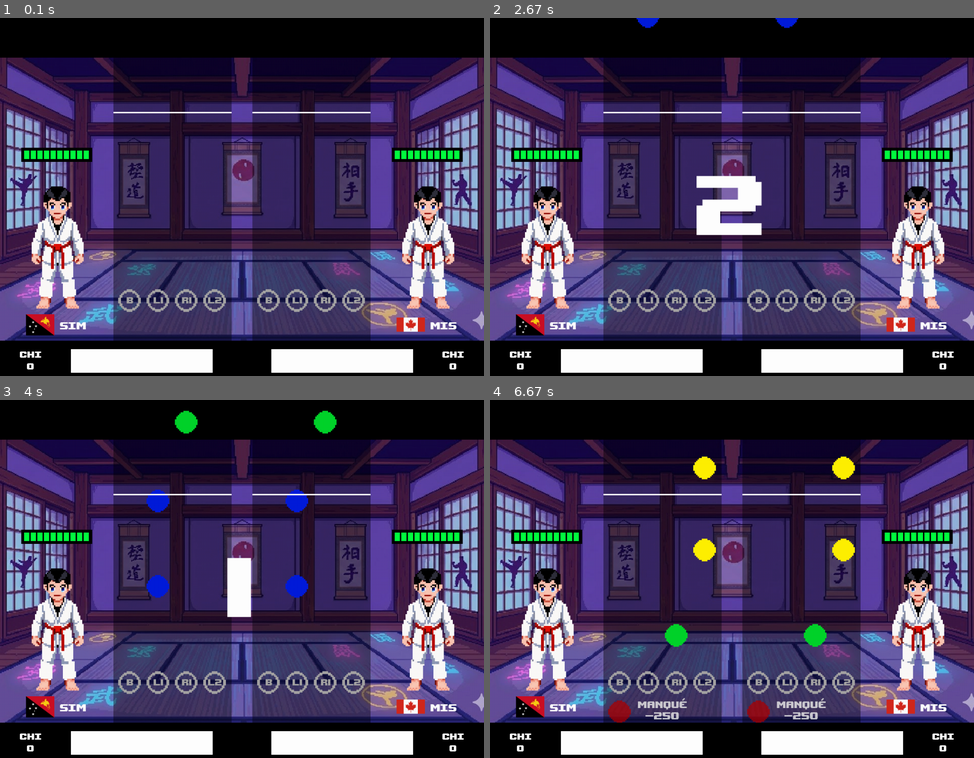
Above: before the commit, frames 1-4 (two rows, left to right).
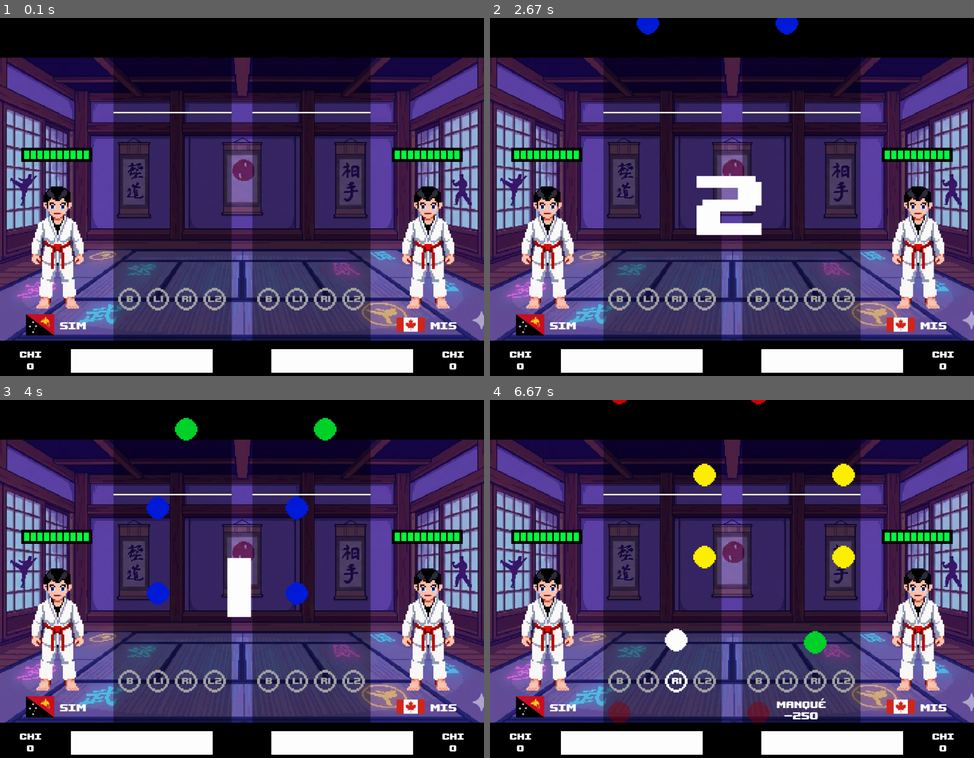
Above: after the commit, the same moments.

Repository: Supersllol/JeuArcade
Game: pygame game, started from AA_olympe.py
The game is run twice, just before and just after one commit, with the same random seed, the same clock (stepped at 60 frames per second) and the same inputs.
Inputs:
- Up to frame 1 (0.1 s): no input
- Up to frame 2 (2.67 s): tap Y at 0.33 s; hold Right 1.67-2.13 s; hold Left from 2.17 s (still down)
- Up to frame 3 (4 s): release Left at 2.7 s; tap K at 3.5 s
- Up to frame 4 (6.67 s): hold Right 5.8-6.27 s; hold Up 6.3-6.6 s; hold Right from 6.63 s (still down)

The runs differ from the first frame. In frame 1, 0.9% of the frame differs, in the area x 24-76%, y 75-83%; in frame 2, 1.1%; in frame 3, 2.1%; in frame 4, 3.2%, in the area x 24-76%, y 0-91%.

Commit message:
button for fight

Diff:
--- a/AA/AA_game/noteSheet.py
+++ b/AA/AA_game/noteSheet.py
@@ -141,7 +141,7 @@
         self._noteIndicators = [
             NoteIndicator(
                 self._mainSheet, i,
-                (self.getLaneCenterXPos(i), settings.NOTE_HIT_HEIGHT))
+                (self.getLaneCenterXPos(i), settings.NOTE_HIT_HEIGHT - 3))
             for i in range(4)
         ]
 
@@ -181,6 +181,9 @@
             self._mainSheet.fill((0, 0, 0, 0))
         else:
             self._mainSheet.fill((0, 0, 0, 100))
+            pygame.draw.line(self._mainSheet, (255, 255, 255),
+                             (0, hittableYCoord),
+                             (self._mainSheet.get_width(), hittableYCoord), 3)
 
         for id, deactivatedNote in enumerate(self._deactivatedNotes):
             if not deactivatedNote.isNoteAlive():
@@ -193,8 +196,5 @@
 
         self._hitTypeIndicator.update()
 
-        pygame.draw.line(self._mainSheet, (255, 255, 255), (0, hittableYCoord),
-                         (self._mainSheet.get_width(), hittableYCoord), 3)
-
         misc.placeSurfaceInHalf(self._playerID, self._mainSheet,
                                 self._playerHalf, (365, 0))
--- a/AA/AA_game/player.py
+++ b/AA/AA_game/player.py
@@ -19,6 +19,7 @@
         self._playerID = playerID
         self._mainApp = mainApp
         self._cpu = cpu
+        self._attackPressed = False
 
         self._playerHalf = pygame.Surface(
             ((mainApp.get_width() / 2) + 50, mainApp.get_height()),
@@ -33,6 +34,14 @@
     @property
     def chi(self):
         return self._chi
+
+    @property
+    def attackPressed(self):
+        return self._attackPressed
+
+    @attackPressed.setter
+    def attackPressed(self, newVal: bool):
+        self._attackPressed = newVal
 
     @chi.setter
     def chi(self, newValue: int):
@@ -97,6 +106,10 @@
                 if btn in inputManager.moveBindings.values():
                     self._userHitNote(btn, musicElapsedTime)
 
+            if gameState == gameStates.GameState.WAIT_FOR_ATTACK:
+                if btn == inputManager.attackBtn:
+                    self._attackPressed = True
+
         self._updateNoteStatus(musicElapsedTime)
 
         self._noteSheet.update(self._trackSection, gameState)
--- a/AA/AA_scenes/gameScene.py
+++ b/AA/AA_scenes/gameScene.py
@@ -98,19 +98,24 @@
                 self._musicManager.stop()
                 self._fadeOutStarted = False
                 self._stateTimer.restart()
+                for player in self._players:
+                    player.attackPressed = False
                 self._state = gameStates.GameState.WAIT_FOR_ATTACK
 
         elif self._state == gameStates.GameState.WAIT_FOR_ATTACK:
             if self._stateTimer.elapsed() >= 3:
-                nextSectionID = self._currentTrackSection.ID + 1
-                if (nextSectionID + 1) > self._chosenTrack.nbrSections:
-                    self._state = gameStates.GameState.END
-                    print("end")
+                if any([player.attackPressed for player in self._players]):
+                    self._state = gameStates.GameState.FIGHT_SCENE
                 else:
-                    self._currentTrackSection = self._chosenTrack.getSection(
-                        nextSectionID)
-                    self._stateTimer.restart()
-                    self._state = gameStates.GameState.PRE_COUNTDOWN_DELAY
+                    nextSectionID = self._currentTrackSection.ID + 1
+                    if (nextSectionID + 1) > self._chosenTrack.nbrSections:
+                        self._state = gameStates.GameState.END
+                        print("end")
+                    else:
+                        self._currentTrackSection = self._chosenTrack.getSection(
+                            nextSectionID)
+                        self._stateTimer.restart()
+                        self._state = gameStates.GameState.PRE_COUNTDOWN_DELAY
             else:
                 txtCountdown = fontManager.upheaval(
                     str(3 - int(self._stateTimer.elapsed())), 80,
@@ -132,6 +137,9 @@
                             center=(self._mainApp.get_rect().centerx,
                                     self._mainApp.get_rect().centery - 40))))
 
+        elif self._state == gameStates.GameState.FIGHT_SCENE:
+            pass
+
         for player in self._players:
             player.update(currentMusicElapsed, self._state, self._inputManager)
 
--- a/AA/AA_utils/inputManager.py
+++ b/AA/AA_utils/inputManager.py
@@ -24,6 +24,8 @@
     2: ButtonInputs.R1,
     3: ButtonInputs.L2
 }
+
+attackBtn = ButtonInputs.D
 
 
 # Enumerations for directional axes used by the input system
@@ -140,7 +142,9 @@
                 playerPrevAxisStates[axis] = self._checkAxisValue(
                     axis, joystick)
 
-    def getBtnsPressed(self, playerID: int, onlyCheckForNew: bool = True):
+    def getBtnsPressed(self,
+                       playerID: int,
+                       onlyCheckForNew: bool = True) -> list[ButtonInputs]:
         """Return a list of ButtonInputs that are currently pressed.
         If onlyCheckForNew is True, only return buttons that became pressed
         since the last update() call (rising edge detection).
--- a/AA/AA_utils/musicManager.py
+++ b/AA/AA_utils/musicManager.py
@@ -12,7 +12,8 @@
 
     def play(self, song: str, startSeconds: float, fadeinMs: int = 0):
         pygame.mixer.music.load(song)
-        pygame.mixer.music.play(0, startSeconds, fadeinMs)
+        # pygame.mixer.music.play(0, startSeconds, fadeinMs)
+        pygame.mixer.music.play(0, startSeconds)
         self._musicTimer.setAndStart(startSeconds)
 
     def fadeout(self, fadeoutMs: int):
--- a/AA/AA_utils/settings.py
+++ b/AA/AA_utils/settings.py
@@ -2,7 +2,7 @@
 
 import os
 
-FRAMERATE = 24
+FRAMERATE = 60
 WINDOW_SIZE = (1024, 768)
 
 PARENT_PATH = os.path.dirname(os.path.dirname(os.path.abspath(__file__)))
Not shown, changed: AA.zip
